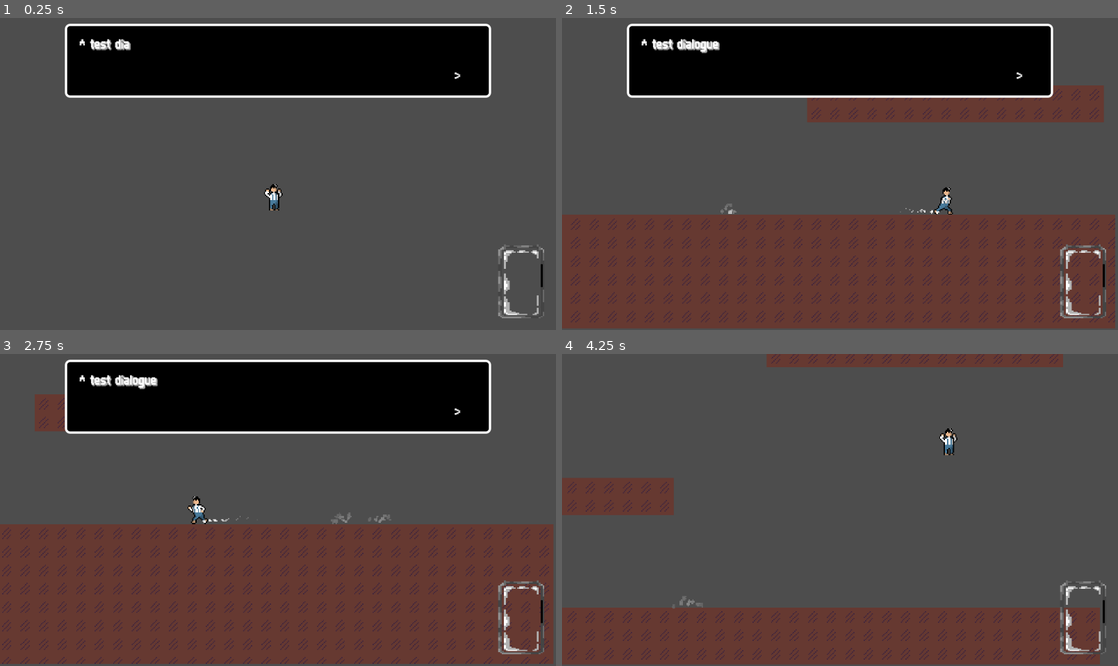
Above: before the commit, frames 1-4 (two rows, left to right).
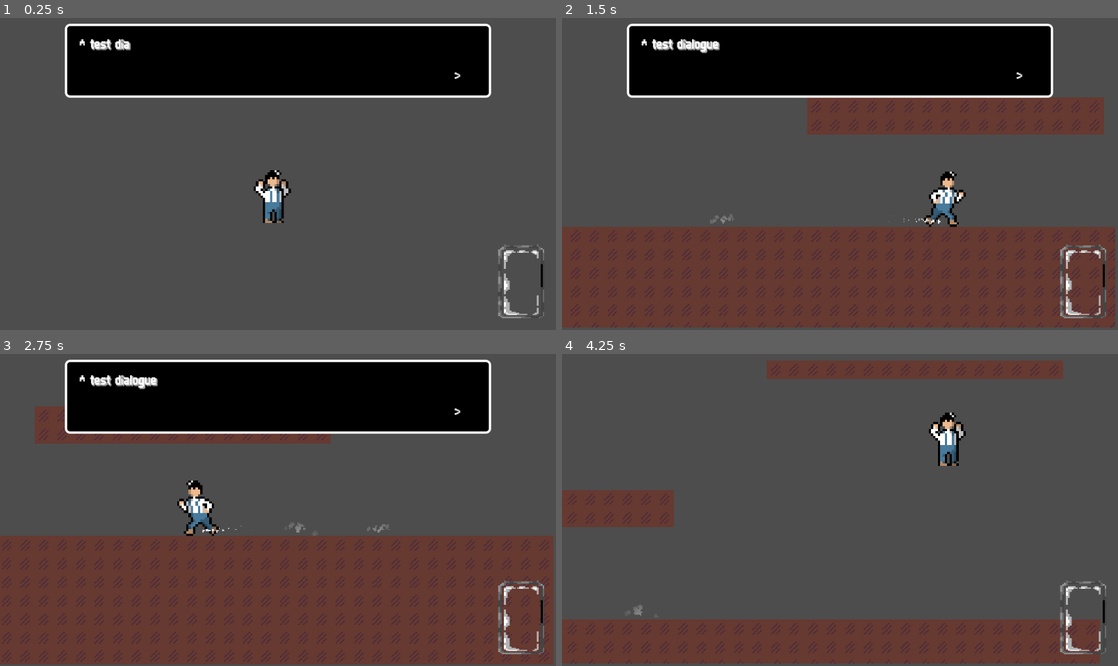
Above: after the commit, the same moments.

Repository: tixvage/bgj25.2
Game: Godot game, scene res://scenes/main.tscn
The game is run twice, just before and just after one commit, with the same random seed, the same clock (stepped at 60 frames per second) and the same inputs. The engine's default icon, where the game draws it, is replaced by a stand-in: a white triangle on a blue panel in a dark square. Sound files missing from this copy of the repository are replaced by a short silence.
Inputs (mouse positions are in pixels of both pictures, inside the frame that each line leads up to):
- Up to frame 1 (0.25 s): no input
- Up to frame 2 (1.5 s): move the mouse to (962, 158) at 0.52 s; hold D (move_right) from 0.53 s (still down); right-click (962, 158) at 0.6 s; tap W (move_up) at 0.77 s; move the mouse to (728, 189) at 1.27 s; right-click (728, 189) at 1.35 s
- Up to frame 3 (2.75 s): tap W (move_up) at 1.52 s; move the mouse to (333, 441) at 2.02 s; release D (move_right) at 2.03 s; hold A (move_left) from 2.03 s (still down); click (333, 441) at 2.1 s; right-click (333, 441) at 2.3 s
- Up to frame 4 (4.25 s): move the mouse to (812, 572) at 2.77 s; release A (move_left) at 2.78 s; hold D (move_right) from 2.78 s (still down); tap X (text_read) at 2.85 s; tap W (move_up) at 3.02, 3.77 s; right-click (812, 572) at 3.05 s; move the mouse to (1006, 556) at 3.52 s; right-click (1006, 556) at 3.6 s

The runs differ from the first frame. In frame 1, 0.7% of the frame differs, in the area x 45-53%, y 48-66%; in frame 2, 9.9%; in frame 3, 9.9%; in frame 4, 10%, in the area x 0-97%, y 0-100%.

Commit message:
shit get out of hand

Diff:
--- a/scenes/demo_world.tscn
+++ b/scenes/demo_world.tscn
@@ -670,12 +670,12 @@
 }]
 
 [sub_resource type="RectangleShape2D" id="RectangleShape2D_4hlwr"]
-size = Vector2(16, 24)
+size = Vector2(20, 48)
 
 [sub_resource type="RectangleShape2D" id="RectangleShape2D_tdn6g"]
 
 [sub_resource type="RectangleShape2D" id="RectangleShape2D_4qpdp"]
-size = Vector2(12, 24)
+size = Vector2(20, 48)
 
 [node name="DemoWorld" type="Node2D"]
 
@@ -730,23 +730,24 @@
 [node name="Root" type="Node2D" parent="Player"]
 
 [node name="FeetMid" type="Node2D" parent="Player/Root"]
-position = Vector2(0, 10)
+position = Vector2(-1, 20)
 
 [node name="MoveParticle" parent="Player/Root" instance=ExtResource("11_33be7")]
 z_index = 50
-position = Vector2(-6, 10)
+position = Vector2(-5, 20)
 lifetime = 0.15
 angle_min = -180.0
 angle_max = 180.0
 
 [node name="HandArea" type="Area2D" parent="Player/Root"]
-position = Vector2(9, -1)
+position = Vector2(11, -1)
 
 [node name="CollisionShape2D" type="CollisionShape2D" parent="Player/Root/HandArea"]
 shape = SubResource("RectangleShape2D_1464v")
 
 [node name="AnimatedSprite2D" type="AnimatedSprite2D" parent="Player/Root"]
 material = SubResource("ShaderMaterial_ll1pc")
+scale = Vector2(2, 2)
 sprite_frames = SubResource("SpriteFrames_1464v")
 animation = &"idle_1"
 
@@ -754,6 +755,7 @@
 shape = SubResource("RectangleShape2D_4hlwr")
 
 [node name="DashDamageArea" type="Area2D" parent="Player"]
+position = Vector2(0, 14)
 
 [node name="CollisionShape2D" type="CollisionShape2D" parent="Player/DashDamageArea"]
 shape = SubResource("RectangleShape2D_tdn6g")
--- a/scenes/enemy_lotus.tscn
+++ b/scenes/enemy_lotus.tscn
@@ -204,10 +204,10 @@
 wait_time = 0.3
 one_shot = true
 
-[node name="PlayeerChaseExitArea" type="Area2D" parent="."]
+[node name="PlayerChaseExitArea" type="Area2D" parent="."]
 position = Vector2(0, -88)
 
-[node name="CollisionShape2D" type="CollisionShape2D" parent="PlayeerChaseExitArea"]
+[node name="CollisionShape2D" type="CollisionShape2D" parent="PlayerChaseExitArea"]
 shape = SubResource("RectangleShape2D_k7d45")
 
 [node name="PlayerChaseArea" type="Area2D" parent="."]
@@ -248,6 +248,6 @@
 shape = SubResource("RectangleShape2D_lo3x6")
 
 [connection signal="timeout" from="FlashTimer" to="." method="_on_flash_timer_timeout"]
-[connection signal="area_exited" from="PlayeerChaseExitArea" to="." method="_on_player_chase_exit_area_area_exited"]
+[connection signal="area_exited" from="PlayerChaseExitArea" to="." method="_on_player_chase_exit_area_area_exited"]
 [connection signal="area_entered" from="PlayerChaseArea" to="." method="_on_player_chase_area_area_entered"]
 [connection signal="animation_finished" from="Root/AnimatedSprite2D" to="." method="_on_animated_sprite_2d_animation_finished"]
--- a/scripts/enemy_lotus.gd
+++ b/scripts/enemy_lotus.gd
@@ -135,6 +135,11 @@
 	if velocity.x != 0: root.scale.x = 1 if velocity.x > 0 else -1
 	var player_position: Vector2 = Global.player_manager.player.global_position
 
+	if Global.enemy_manager.lock:
+		if not state in [State.DIE, State.WAIT_FOR_EAT]:
+			sprite.play("idle")
+		return
+
 	if state == State.DIE:
 		if velocity.y == 0:
 			sprite.play("die")
@@ -154,6 +159,8 @@
 func _physics_process(delta: float) -> void:
 	if not is_on_floor():
 		velocity += get_gravity() * delta
+
+	if Global.enemy_manager.lock: return
 
 	if state == State.CHASE:
 		var player_position: Vector2 = Global.player_manager.player.global_position
@@ -252,12 +259,14 @@
 
 
 func _on_player_chase_area_area_entered(area: Area2D) -> void:
+	if Global.enemy_manager.lock: return
 	if not area.is_in_group("Player"): return
 	if not state in [State.CHASE, State.HIT]: first_chase = true
 	change_state(State.CHASE)
 
 
 func _on_player_chase_exit_area_area_exited(area: Area2D) -> void:
+	if Global.enemy_manager.lock: return
 	if not area.is_in_group("Player"): return
 	if state in [State.CHASE, State.HIT, State.IDLE]:
 		need_new_target = true
--- a/scripts/enemy_manager.gd
+++ b/scripts/enemy_manager.gd
@@ -4,6 +4,8 @@
 @export var world_limit_max: float
 
 var spawner: EnemySpawner
+
+var lock: bool = false
 
 # Called when the node enters the scene tree for the first time.
 func _ready() -> void:
--- a/scripts/player.gd
+++ b/scripts/player.gd
@@ -10,6 +10,7 @@
 const DASH_FORCE: float = 90.0
 const DASH_LIMIT: float = 150.0
 const SHAKE_FORCE: float = 1.0
+const WEIGHT_ANIM_MAX: int = 8
 
 @onready var shader_timer: Timer = $ShaderTimer
 @onready var dash_ray: RayCast2D = $DashRay
@@ -33,6 +34,8 @@
 var dash_distance: float = 0.0
 var coyote_timer: float = 0.0
 var locked: bool = false
+var weight_change: bool = false
+var weight_anim_count: int = 0
 
 var data: PlayerData : get = get_current_data
 
@@ -69,13 +72,24 @@
 	Global.camera_manager.shake(SHAKE_FORCE * 0.6, 10)
 
 
+func get_fat():
+	Global.enemy_manager.lock = true
+	weight_change = true
+	shader_timer.stop()
+	shader_timer.start()
+	sprite.material.set_shader_parameter("flash_light", Vector4(1.0, 1.0, 1.0, 1.0))
+	sprite.material.set_shader_parameter("flash_amount", 0.7)
+	next_data()
+	play_animation("change")
+
+
 func add_xp(amount: float) -> void:
 	xp += amount
 	xp = min(xp, data.required_xp_for_next)
 	Global.stat_manager.update_xp(xp, data.required_xp_for_next)
 	if xp == data.required_xp_for_next:
-		next_data()
-		play_animation("change")
+		get_fat()
+
 
 func get_current_data() -> PlayerData:
 	return player_datas[current_data]
@@ -209,10 +223,10 @@
 	var anim := get_animation()
 	#if anim in ["dash_end", "river", "finger"]:
 	locked = false
+	if anim in ["change"]:
+		add_xp(0)
 	if anim in ["hit", "dash_end", "river", "finger", "change"]:
 		play_animation("idle")
-	if anim in ["change"]:
-		add_xp(0)
 
 
 func _on_animated_sprite_2d_animation_changed() -> void:
@@ -222,6 +236,18 @@
 
 
 func _on_shader_timer_timeout() -> void:
-	sprite.material.set_shader_parameter("flash_amount", 0.0)
-	sprite.material.set_shader_parameter("flash_light", Vector4(1.0, 1.0, 1.0, 1.0))
-	sprite.material.set_shader_parameter("line_scale", 0.0)
+	if weight_change:
+		shader_timer.start()
+		if weight_anim_count % 2 == 0:
+			sprite.material.set_shader_parameter("flash_amount", 0.0)
+		else:
+			sprite.material.set_shader_parameter("flash_amount", 0.7)
+		weight_anim_count += 1
+		if weight_anim_count == WEIGHT_ANIM_MAX:
+			weight_anim_count = 0
+			weight_change = false
+			Global.enemy_manager.lock = false
+	else:
+		sprite.material.set_shader_parameter("flash_amount", 0.0)
+		sprite.material.set_shader_parameter("flash_light", Vector4(1.0, 1.0, 1.0, 1.0))
+		sprite.material.set_shader_parameter("line_scale", 0.0)
--- a/scripts/xp_layer.gd
+++ b/scripts/xp_layer.gd
@@ -9,7 +9,7 @@
 
 func update_xp(xp: float, required_xp: float) -> void:
 	var child_count := container.get_child_count()
-	var cookie_count: int = floori((xp / required_xp) * MAX_COOKIE_COUNT)
+	var cookie_count: int = roundi((xp / required_xp) * MAX_COOKIE_COUNT)
 
 	var diff = abs(child_count - cookie_count)
 
